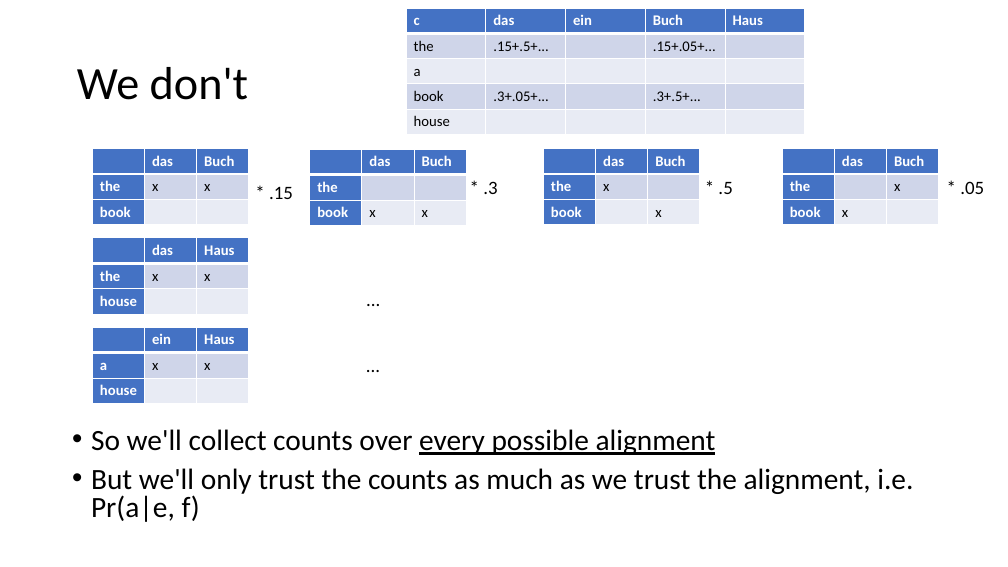
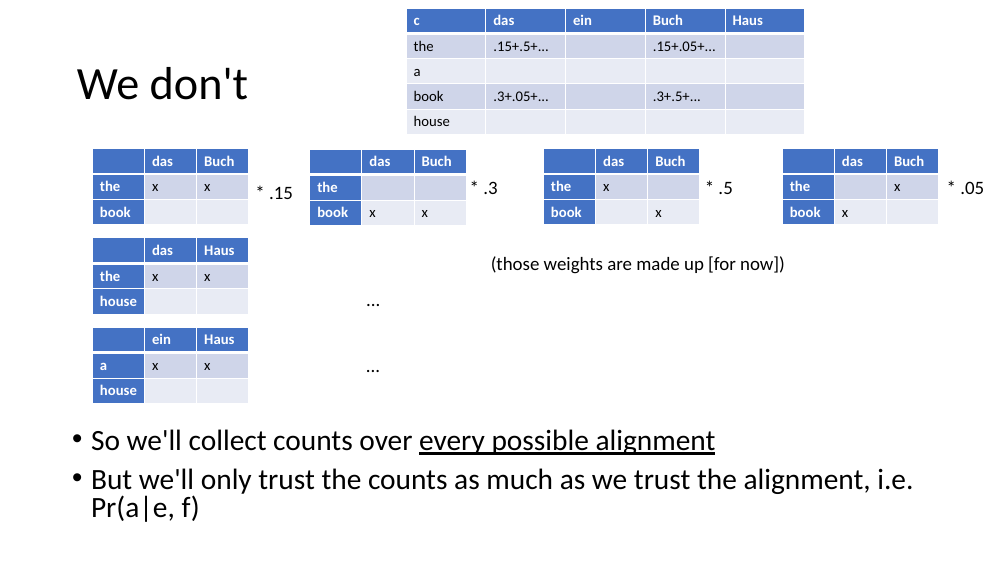
Before and after one commit to isi-nlp/csci_544_fa_18_slides, a slide deck: slide 22 of ibm_1102.pptx (slide 24 before the commit). Drawn at 1008x567 pixels with LibreOffice and Linux fonts; fonts in the diff are those of the drawing. Boxes give left, top, right and bottom in pixels: in the first picture for what was removed or moved away, otherwise in the second. Text is boxed around its words. In the diff, an @@ line names an element or a change of style, - is before the commit and + after.

```diff
--- a/ibm_1102.pptx
+++ b/ibm_1102.pptx
@@ text added at box(491, 256, 785, 274), 18 pt, text #000000 @@
+(those weights are made up [for now])
```
Also in this commit, not shown: 12 other slides changed, 2 slides removed.
